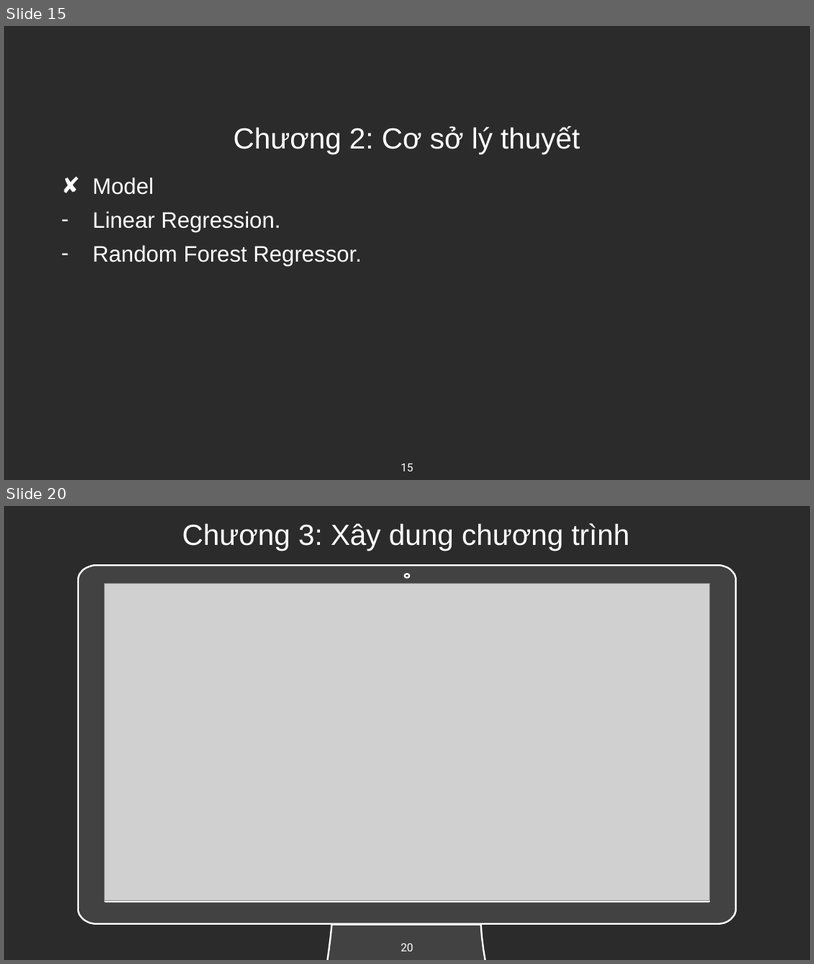
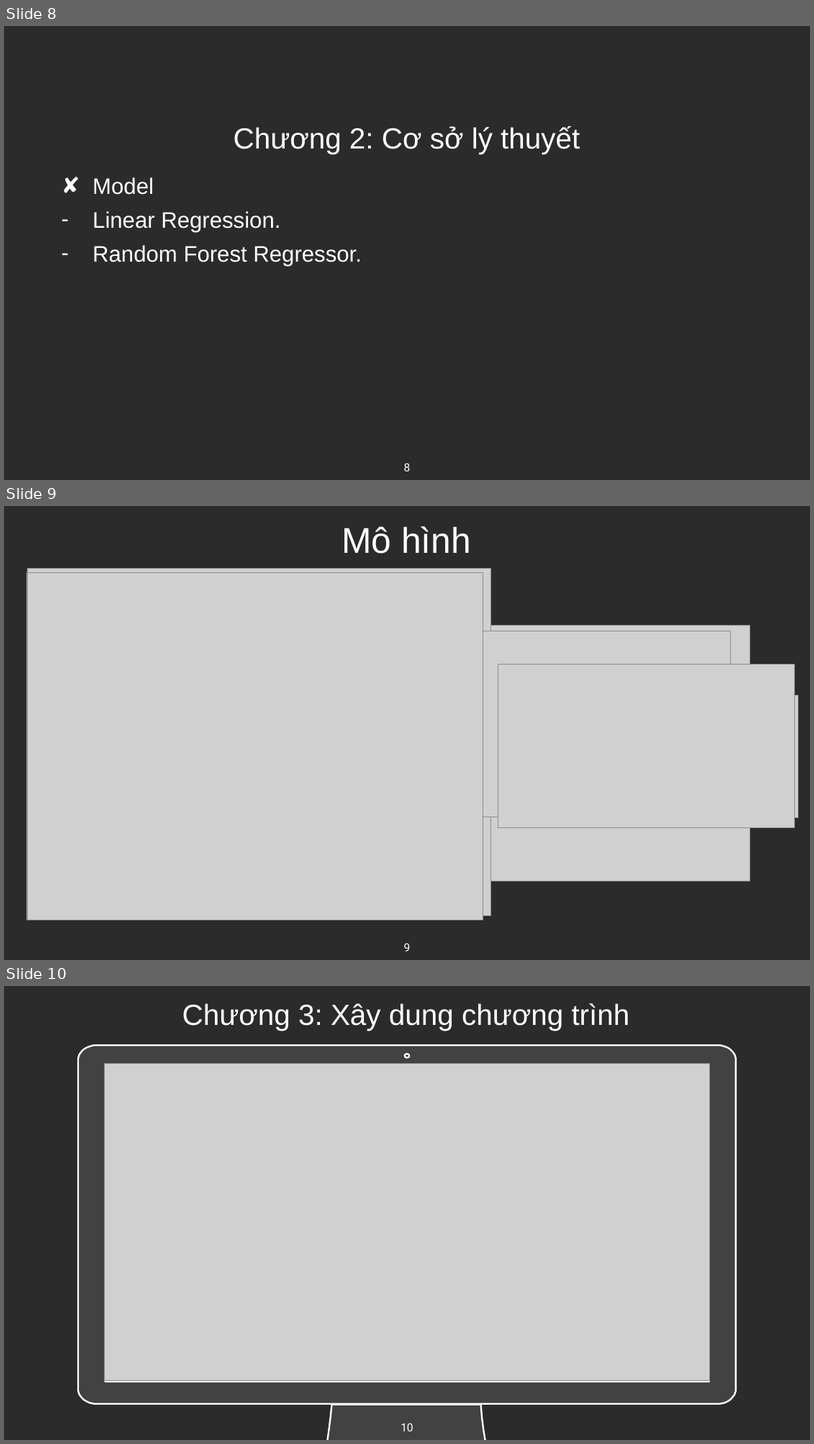
Before and after one commit to duckhhbg/KHDL, a slide deck: KHDL.pptx. Shown one above the other, each under a label of ours: slides 15 and 20 before the commit, slides 8, 9 and 10 after it; the slides between them are not shown. The pictures are 814x964 and 814x1444 pixels, drawn with LibreOffice and Linux fonts; fonts in the diff are those of the drawing; grey boxes stand for pictures; background and template pictures are left out; a plain dark background stands for a picture behind light text. Boxes give left, top, right and bottom in pixels: in the first picture for what was removed or moved away, otherwise in the second. Text is boxed around its words. In the diff, an @@ line names an element or a change of style, - is before the commit and + after.

```diff
--- a/KHDL.pptx
+++ b/KHDL.pptx
@@ slide 9 added at [4,506,810,960], background picture (left out) @@
@@ title added at [342,526,471,554], 32 pt, text #FFFFFF @@
+Mô hình
@@ picture added at [27,569,491,916] @@
@@ picture added at [27,573,484,920] @@
@@ picture added at [105,631,730,817] @@
@@ picture added at [112,626,750,881] @@
@@ picture added at [499,664,795,828] @@
@@ picture added at [503,695,799,817] @@
@@ page number added at [404,943,411,951], 10 pt, text #FFFFFF @@
+9
@@ what was slide 15 is now slide 8 @@
@@ page number at [404,463,411,471]: text changed @@
-15
+8
@@ what was slide 20 is now slide 10 @@
@@ page number at [401,1423,413,1431]: text changed @@
-20
+10
```
Also in this commit, not shown: 4 slides changed, 11 slides removed, 1 other file.
